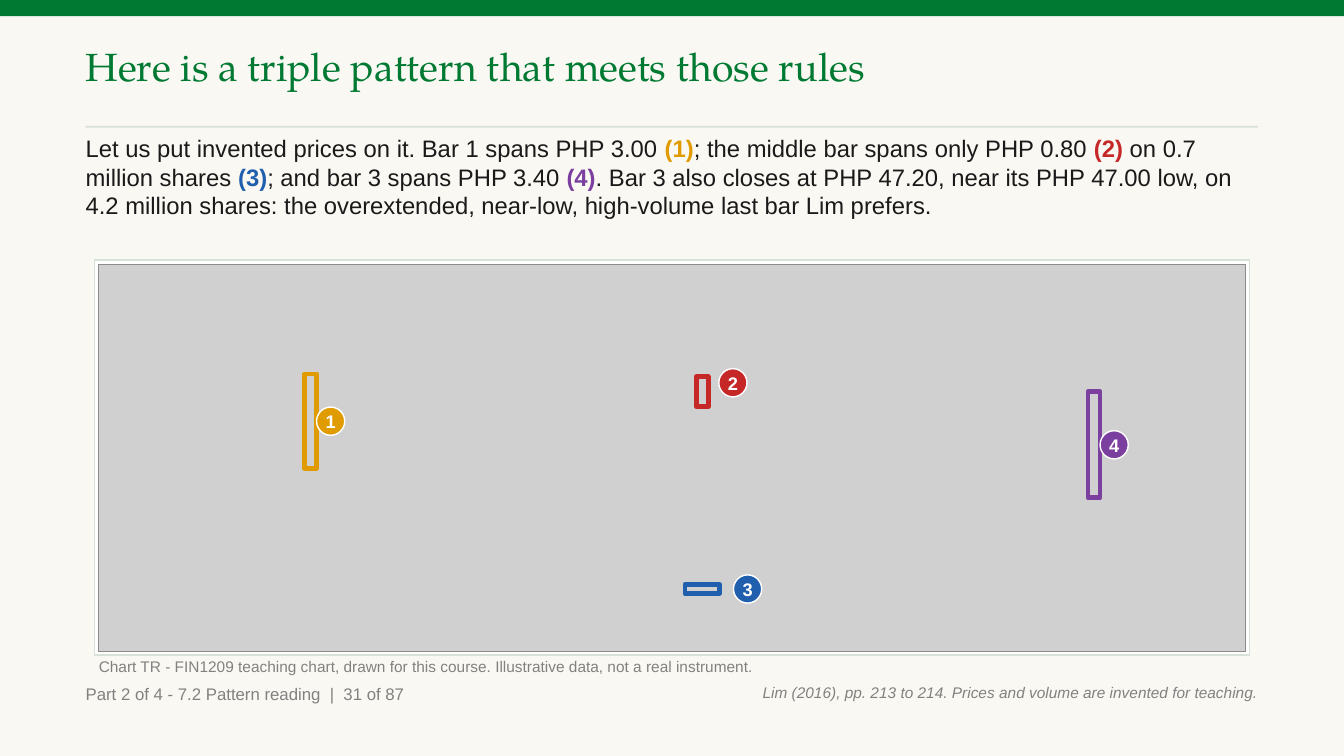
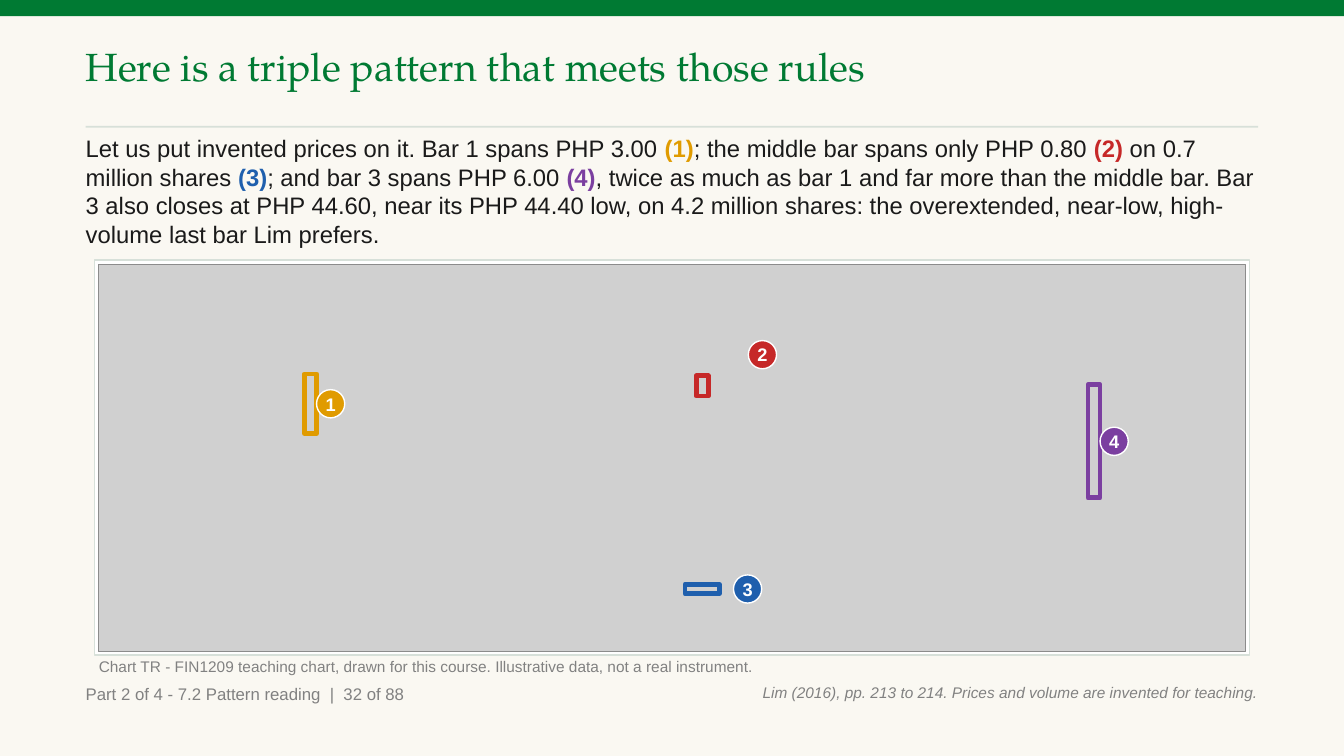
Before and after one commit to benjiesotelo-sudo/Telos_FIN1209, a slide deck: slide 76 of chapter-07/FIN1209-Chapter-07.pptx (slide 75 before the commit). Drawn at 1344x756 pixels with LibreOffice and Linux fonts; fonts in the diff are those of the drawing; grey boxes stand for pictures. Boxes give left, top, right and bottom in pixels: in the first picture for what was removed or moved away, otherwise in the second. Text is boxed around its words. In the diff, an @@ line names an element or a change of style, - is before the commit and + after.

Commit message:
Chapter 7: define overextended as an unusually long bar, enlarge the examples that claim it

```diff
--- a/chapter-07/FIN1209-Chapter-07.pptx
+++ b/chapter-07/FIN1209-Chapter-07.pptx
@@ text at <box>86,139,1253,248</box>: text changed @@
-Let us put invented prices on it. Bar 1 spans PHP 3.00 (1); the middle bar spans only PHP 0.80 (2) on 0.7 million shares (3); and bar 3 spans PHP 3.40 (4). Bar 3 also closes at PHP 47.20, near its PHP 47.00 low, on 4.2 million shares: the overextended, near-low, high-volume last bar Lim prefers.
+Let us put invented prices on it. Bar 1 spans PHP 3.00 (1); the middle bar spans only PHP 0.80 (2) on 0.7 million shares (3); and bar 3 spans PHP 6.00 (4), twice as much as bar 1 and far more than the middle bar. Bar 3 also closes at PHP 44.60, near its PHP 44.40 low, on 4.2 million shares: the overextended, near-low, high-volume last bar Lim prefers.
@@ ellipse "2": place and size @@
-ellipse "2" at <box>719,369,747,397</box>
+ellipse "2" at <box>748,341,776,369</box>
@@ rectangle: place and size @@
-rectangle at <box>304,374,317,469</box>
+rectangle at <box>304,374,317,434</box>
@@ rectangle: place and size @@
-rectangle at <box>697,377,709,406</box>
+rectangle at <box>697,376,709,396</box>
@@ rectangle: place and size @@
-rectangle at <box>1088,392,1100,498</box>
+rectangle at <box>1088,385,1100,498</box>
@@ ellipse "1": place and size @@
-ellipse "1" at <box>317,407,345,436</box>
+ellipse "1" at <box>317,390,345,418</box>
@@ ellipse "4": place and size @@
-ellipse "4" at <box>1100,431,1128,459</box>
+ellipse "4" at <box>1100,427,1128,456</box>
@@ text at <box>86,688,404,704</box>: text changed @@
-Part 2 of 4 - 7.2 Pattern reading | 31 of 87
+Part 2 of 4 - 7.2 Pattern reading | 32 of 88
```
Also in this commit, not shown: 86 other slides changed, 1 slide added, 2 other files.
